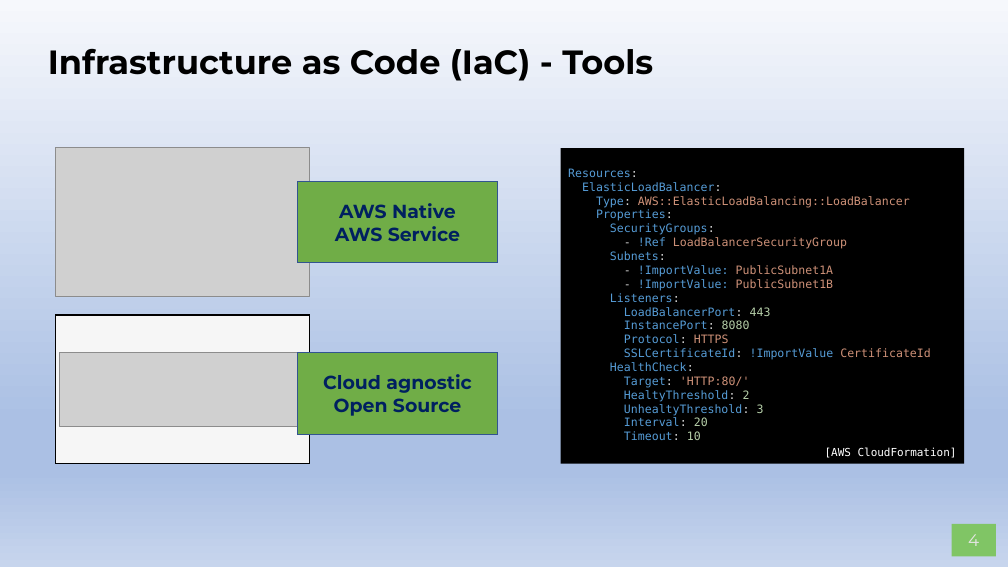
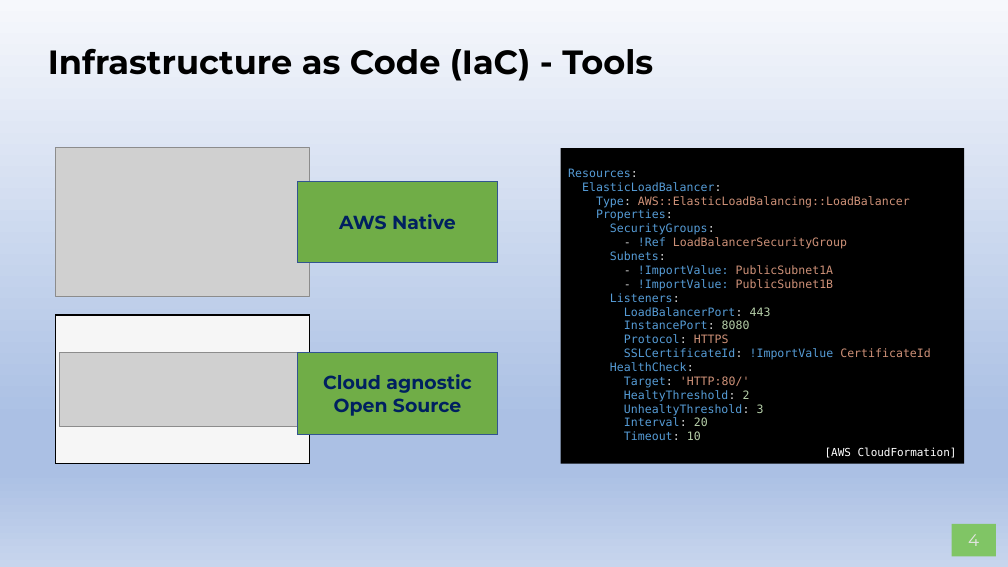
Before and after one commit to AWS-Competence-Group/sessions, a slide deck: slide 4 of 05-infrastructure-as-code/05-infrastructure-as-code.pptx. Drawn at 1008x567 pixels with LibreOffice and Linux fonts; fonts in the diff are those of the drawing; grey boxes stand for pictures; background and template pictures are left out. Boxes give left, top, right and bottom in pixels: in the first picture for what was removed or moved away, otherwise in the second. Text is boxed around its words. In the diff, an @@ line names an element or a change of style, - is before the commit and + after.

```diff
--- a/05-infrastructure-as-code/05-infrastructure-as-code.pptx
+++ b/05-infrastructure-as-code/05-infrastructure-as-code.pptx
@@ text in rectangle at (x1=335, y1=226, x2=460, y2=241): paragraph removed @@
-AWS Service
```
Also in this commit, not shown: 2 other slides changed.
